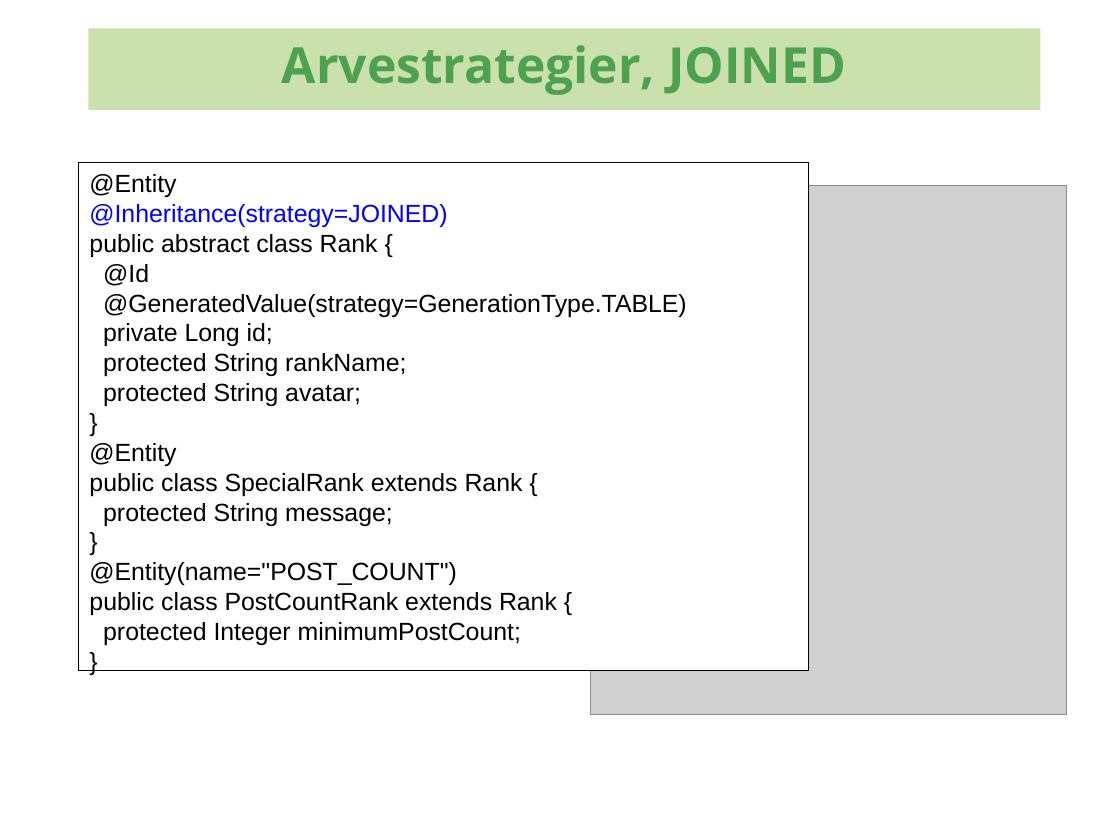
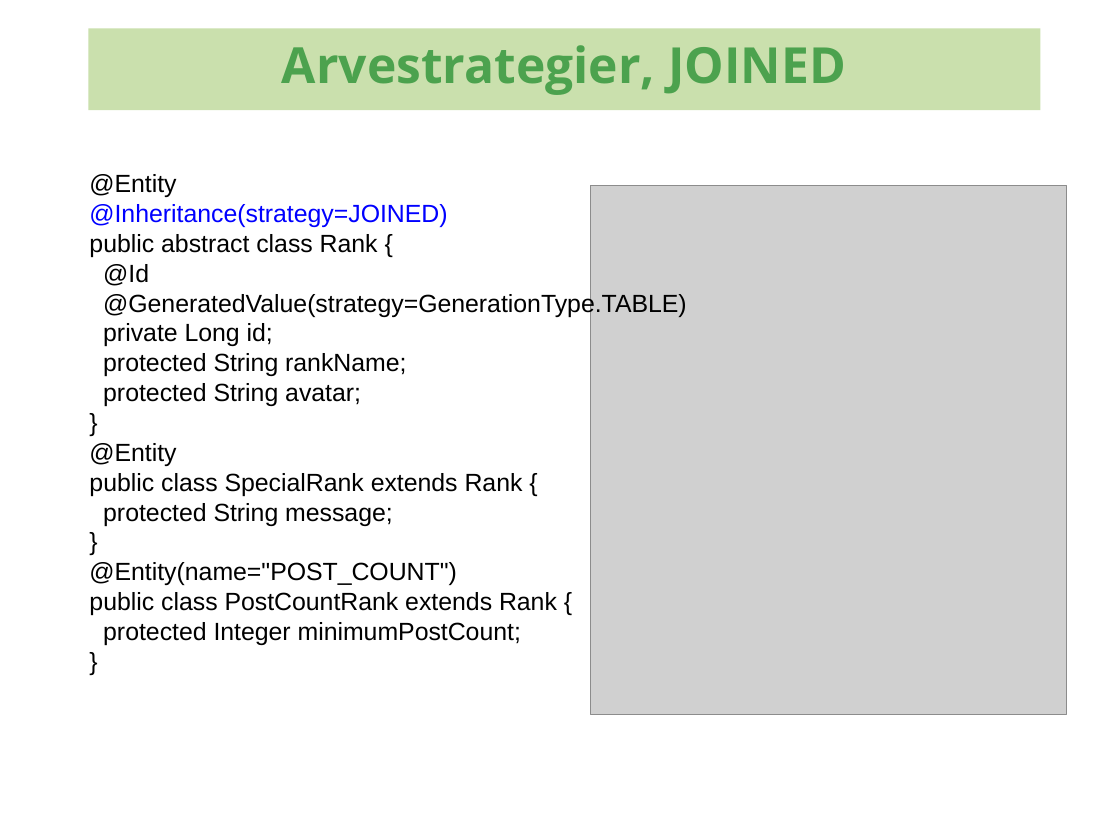
Before and after one commit to kenglxn/seam-maven-refimpl, a slide deck: slide 33 of sandbox/loo/jpa-continued/jpa-continued.odp. Drawn at 1120x840 pixels with LibreOffice and Linux fonts; fonts in the diff are those of the drawing; grey boxes stand for pictures; background and template pictures are left out. Boxes give left, top, right and bottom in pixels: in the first picture for what was removed or moved away, otherwise in the second. Text is boxed around its words. In the diff, an @@ line names an element or a change of style, - is before the commit and + after.

```diff
--- a/sandbox/loo/jpa-continued/jpa-continued.odp
+++ b/sandbox/loo/jpa-continued/jpa-continued.odp
@@ text "@Entity": place and size @@
-text "@Entity" at <box>78,162,809,671</box>
+text "@Entity" at <box>89,174,687,645</box>
@@ text "@Entity" at <box>89,174,687,645</box>: fill #FFFFFF to none; outline #000000 0 pt to none @@
```
Also in this commit, not shown: 10 other slides changed, 19 slides added.
